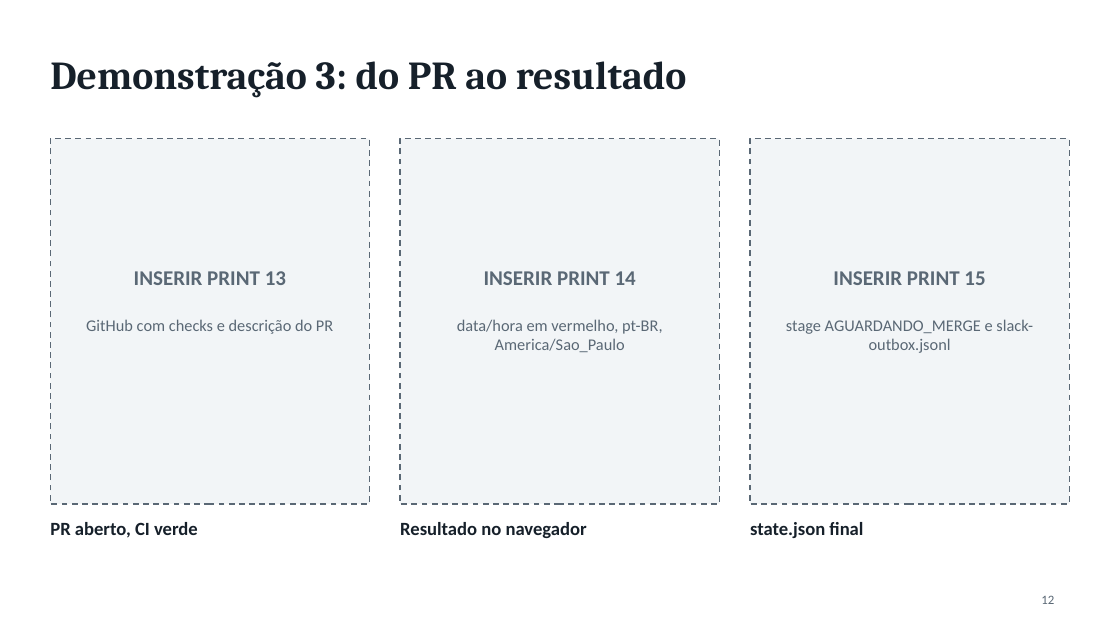
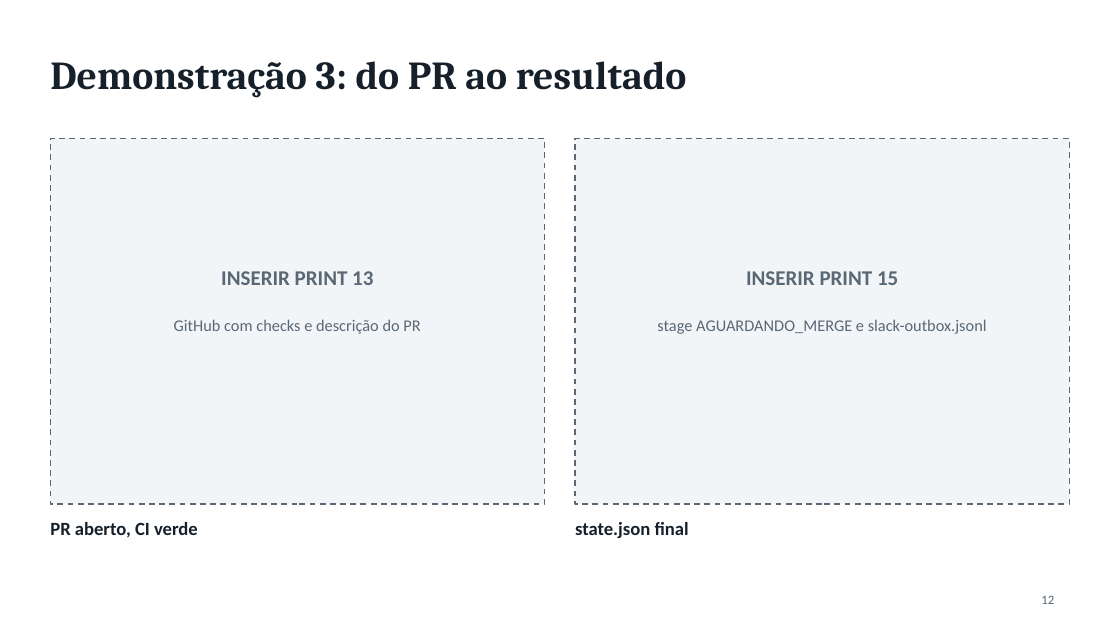
Before and after one commit to liviagomes30/fabrica-petcontrol, a slide deck: slide 12 of docs/fabrica/apresentacao-fabrica-claude-code.pptx. Drawn at 1120x630 pixels with LibreOffice and Linux fonts; fonts in the diff are those of the drawing. Boxes give left, top, right and bottom in pixels: in the first picture for what was removed or moved away, otherwise in the second. Text is boxed around its words. In the diff, an @@ line names an element or a change of style, - is before the commit and + after.

```diff
--- a/docs/fabrica/apresentacao-fabrica-claude-code.pptx
+++ b/docs/fabrica/apresentacao-fabrica-claude-code.pptx
@@ rectangle: place and size @@
-rectangle at (50,139,370,504)
+rectangle at (50,139,544,504)
@@ rectangle: place and size @@
-rectangle at (400,139,719,504)
+rectangle at (576,139,1070,504)
@@ rectangle removed at (750,139,1070,504) @@
@@ text "INSERIR PRINT 13": place and size @@
-text "INSERIR PRINT 13" at (134,271,286,285)
+text "INSERIR PRINT 13" at (221,271,373,285)
@@ text "INSERIR PRINT 15": place and size @@
-text "INSERIR PRINT 15" at (833,271,985,285)
+text "INSERIR PRINT 15" at (746,271,898,285)
@@ text removed at (484,271,636,285) @@
-INSERIR PRINT 14
@@ text "GitHub com checks e descrição ...": place and size @@
-text "GitHub com checks e descrição ..." at (86,319,333,334)
+text "GitHub com checks e descrição ..." at (174,319,420,334)
@@ text removed at (457,319,662,352) @@
-data/hora em vermelho, pt-BR, America/Sao_Paulo
@@ text "stage AGUARDANDO_MERGE e slack-outbox.jsonl" rewrapped from (786,319,1033,353) to (657,319,987,334) @@
@@ text removed at (400,522,587,538) @@
-Resultado no navegador
@@ text "state.json final": place and size @@
-text "state.json final" at (750,522,863,538)
+text "state.json final" at (575,522,689,538)
```
Also in this commit, not shown: 1 slide added, 6 other files.
